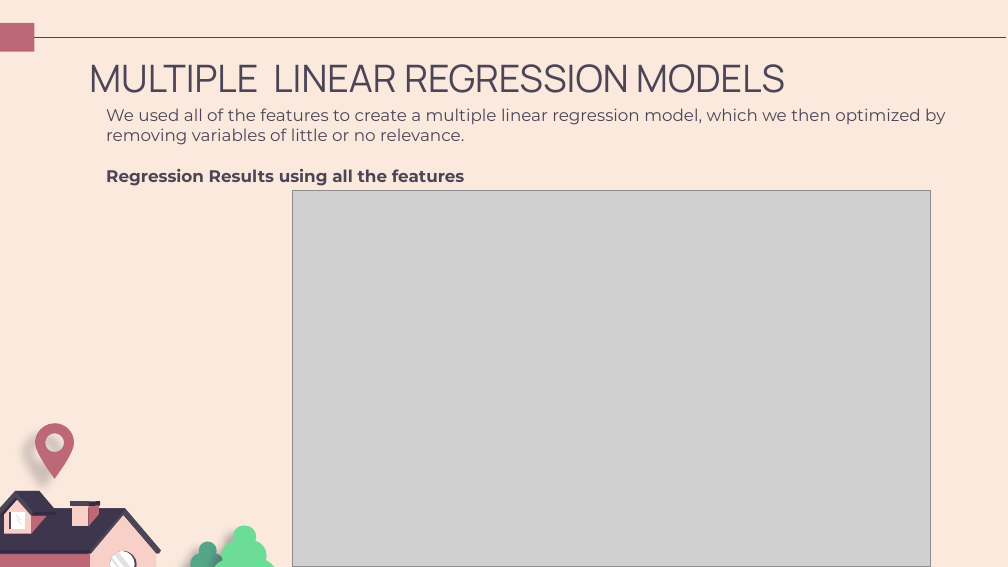
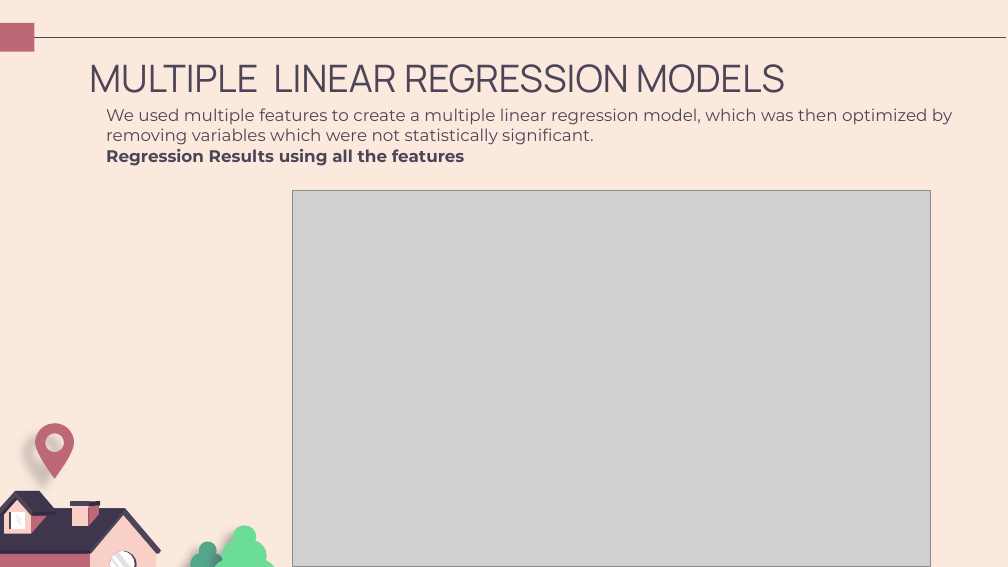
Before and after one commit to Bkiambuthi/dsc-phase-2-project-v2-3, a slide deck: slide 16 of Understanding King County's Housing Market.pptx (slide 21 before the commit). Drawn at 1008x567 pixels with LibreOffice and Linux fonts; fonts in the diff are those of the drawing; grey boxes stand for pictures. Boxes give left, top, right and bottom in pixels: in the first picture for what was removed or moved away, otherwise in the second. Text is boxed around its words. In the diff, an @@ line names an element or a change of style, - is before the commit and + after.

```diff
--- a/Understanding King County's Housing Market.pptx
+++ b/Understanding King County's Housing Market.pptx
@@ text at (x1=106, y1=108, x2=952, y2=145): text changed @@
-We used all of the features to create a multiple linear regression model, which we then optimized by removing variables of little or no relevance.
+We used multiple features to create a multiple linear regression model, which was then optimized by removing variables which were not statistically significant.
```
Also in this commit, not shown: 14 other slides changed, 9 slides added, 12 slides removed, 1 other file.
